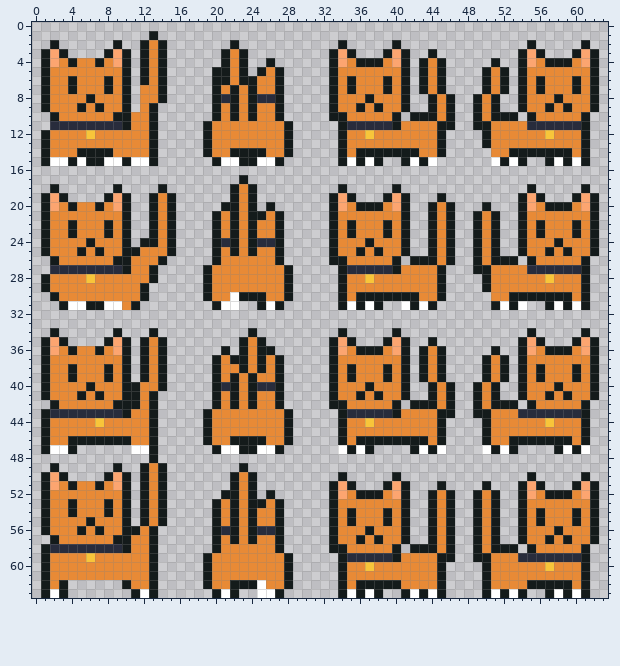
Pixel-art file: Assets/Sprites/Skully Sprite/SpriteSheet.aseprite. Above: the version before the commit.
64x64 pixels, 1 frame.
After the commit:
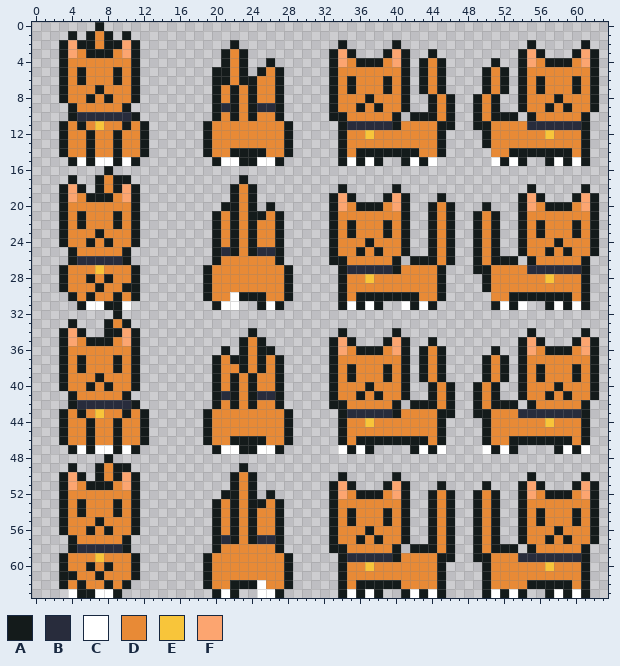
Palette (. is transparent): A #141b1b  B #282c3c  C #ffffff  D #e88a36  E #f8c53a  F #fca570
Change:
Changed rows in their new state; - is an unchanged pixel.
first column x 1:
 0 ------A-------------------
 1 ---A-ADA-A--.-------------
 2 -.AFAADA-FA...------------
 3 ..-FDAA-DFA...------------
 4 ..AD--D-DDA...------------
 5 ..A-A---ADA...------------
 6 ..ADA--DADA...------------
 7 ..AD--AD-DA...------------
 8 ..A----A-DA...------D---DD
 9 ...AD-D----..-------B---BB
10 -..ABBBBBBA..-------------
11 -.ADADEDD--A.-------------
12 ..A--A--A--A.-------------
13 ..A--A--A--A.-------------
14 ..A-D-DDA--A.-------------
15 ...---C-ACA..-------------
16 -------A------------------
17 ---A--ADAA----------------
18 -.AFA-AD-FA--.------------
19 ..-FDAA-DFA-...-----------
20 ..AD--D-DDA-...-----------
21 ..A-A---ADA-...-----------
22 ..ADA--DADA-...-----------
23 ..AD--AD-DA-...-----------
24 ..A----A-DA....-----D---DD
25 ...AD-D---.....-----B---BB
26 -..ABBBBB-....------------
27 -.ADDDEDDDA..-------------
28 ..A--A-A--A..-------------
29 ..A---A--AA.--------------
30 -..A-A--A-A.--------------
31 --..ACCAAC.---------------
32 --------A-----------------
33 ---A---ADA----------------
34 -.AFA--A-FA-.-------------
35 ..-FDAA-DFA...------------
36 ..AD--D-DDA...------------
37 ..A-A---ADA...------------
38 ..ADA--DADA...------------
39 ..AD--AD-DA...------------
40 ..A----A-D-...------D---DD
41 ...AD-D---...-------B---BB
42 -..ABBBBBB-..-------------
43 ..ADADEDD--A.-------------
44 ..A--AD-A--A.-------------
45 ..A--A--A--A.-------------
46 ..ADD-DD-D-A.-------------
47 ...-CACCACA..-------------
48 -------A----.-------------
49 -.-A--AD-A-...------------
50 ..-FA-ADAFA...------------
51 ..AF-A-ADFA...------------
52 ..A------DA...------------
53 ..ADA--DADA...------------
54 ..ADA--DADA...------------
55 ..A--DA--DA...------------
56 ..A-DADA-D-..-------D---DD
57 -..A----D-...-------B---BB
58 ...A------...-------------
59 ..A--DE---A..-------------
60 ..A--A-A--A..-------------
61 ..AA--A---A..-------------
62 ..-DADDAD-...-------------
63 ...CAACCA-...-------------
Changed places in both pictures, as pixel boxes (x1, y1, x2, y2):
changed: (41, 22, 176, 598)
changed: (221, 94, 275, 112)
changed: (221, 238, 275, 256)
changed: (221, 382, 275, 400)
changed: (221, 526, 275, 544)
